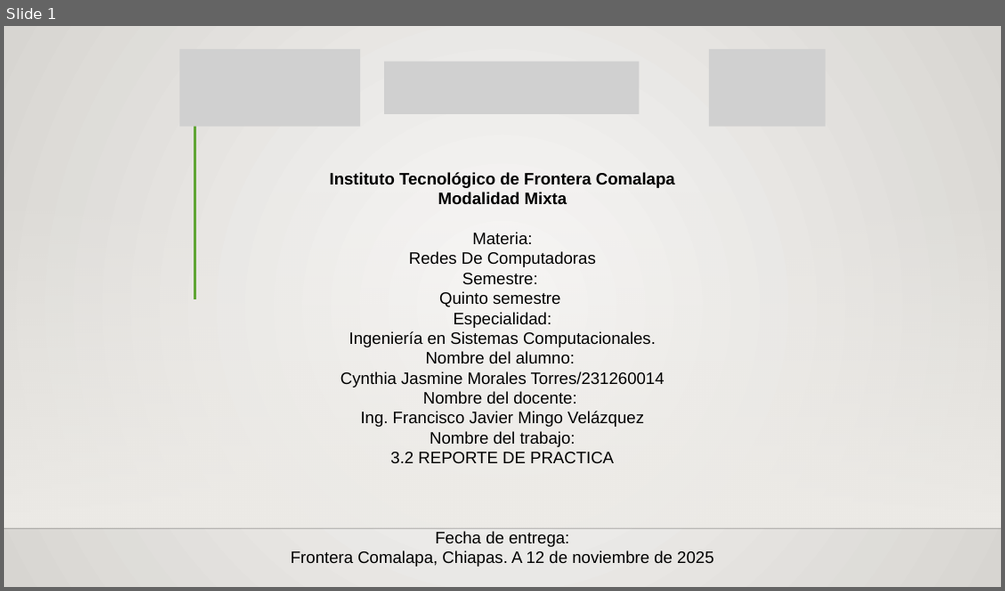
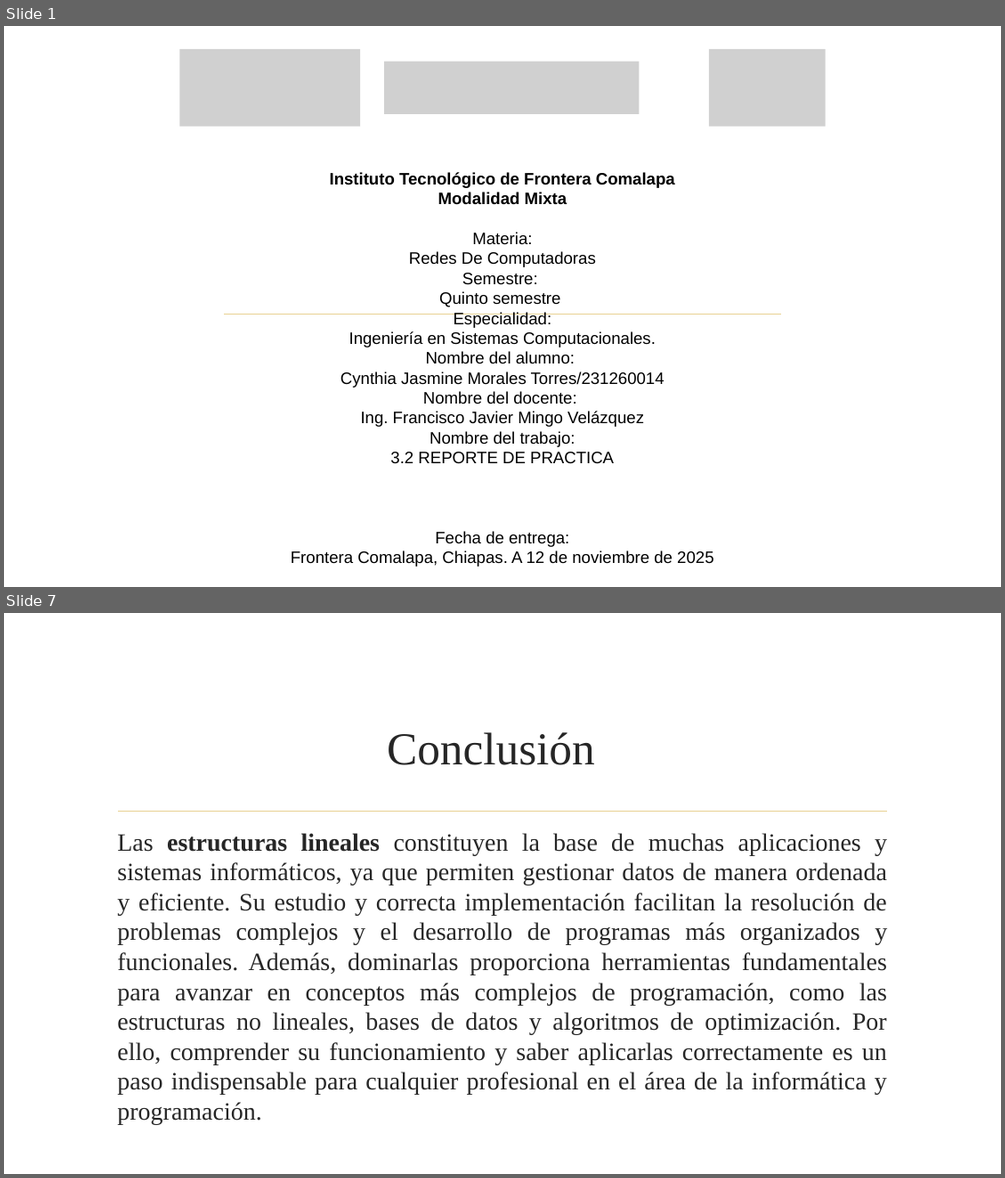
Before and after one commit to Cynthia21Morales/EstructuraDeDatos_CynthiaJasmineMT, a slide deck: Unidad 3/3.2 Reporte de Practica_Cynthia Jasmine Morales Torres.pptx. Shown one above the other, each under a label of ours: slide 1 before the commit, slides 1 and 7 after it; the slides between them are not shown. The pictures are 1005x591 and 1005x1178 pixels, drawn with LibreOffice and Linux fonts; fonts in the diff are those of the drawing; grey boxes stand for pictures; background and template pictures are left out. Boxes give left, top, right and bottom in pixels: in the first picture for what was removed or moved away, otherwise in the second. Text is boxed around its words. In the diff, an @@ line names an element or a change of style, - is before the commit and + after.

```diff
--- a/Unidad 3/3.2 Reporte de Practica_Cynthia Jasmine Morales Torres.pptx
+++ b/Unidad 3/3.2 Reporte de Practica_Cynthia Jasmine Morales Torres.pptx
@@ slide 7 added at (4,613,1001,1174), background picture (left out) @@
@@ title added at (387,732,595,765), 44 pt, text #262626 @@
+Conclusión
@@ line added from (119, 811) to (887, 811), #E8D191 1.25 pt @@
@@ text added at (117,833,887,1094), 24 pt, text #262626 @@
+Las estructuras lineales constituyen la base de muchas aplicaciones y sistemas informáticos, ya que permiten gestionar datos de manera ordenada y eficiente. Su estudio y correcta implementación facilitan la resolución de problemas complejos y el desarrollo de programas más organizados y funcionales. Además, dominarlas proporciona herramientas fundamentales para avanzar en conceptos más complejos de programación, como las estructuras no lineales, bases de datos y algoritmos de optimización. Por ello, comprender su funcionamiento y saber aplicarlas correctamente es un paso indispensable para cualquier profesional en el área de la informática y programación.
@@ slide 1 changed as well @@
@@ background gradient #FAFAF9 to #D7D5D2 to picture (left out) @@
@@ line removed from (194, 91) to (194, 300) @@
@@ rectangle removed at (4,191,1001,527) @@
@@ line added from (224, 313) to (782, 313), #E8D191 1.25 pt @@
@@ line removed from (4, 529) to (1001, 529) @@
```
Also in this commit, not shown: 6 other slides added, 56 other files.
